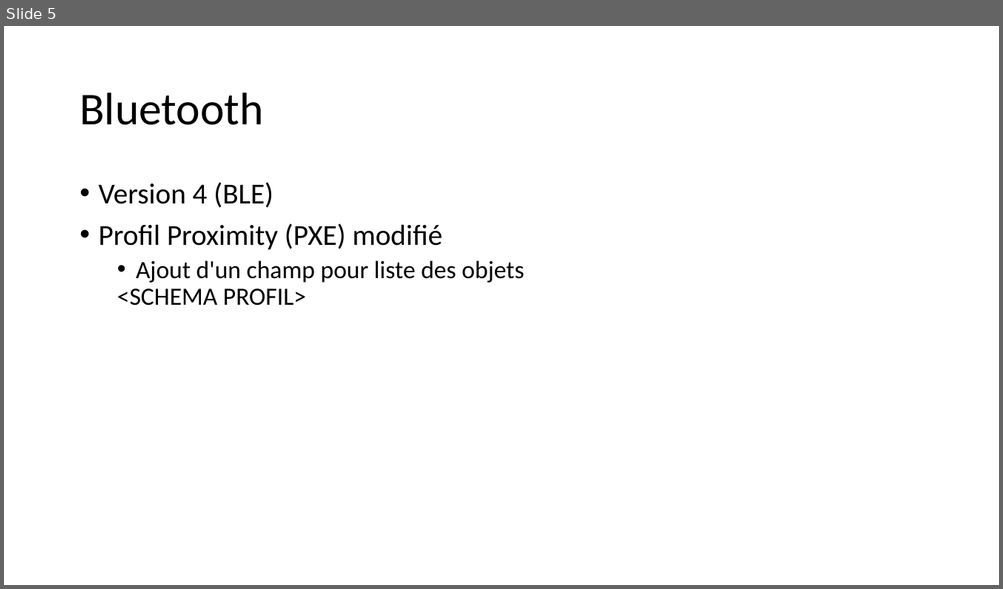
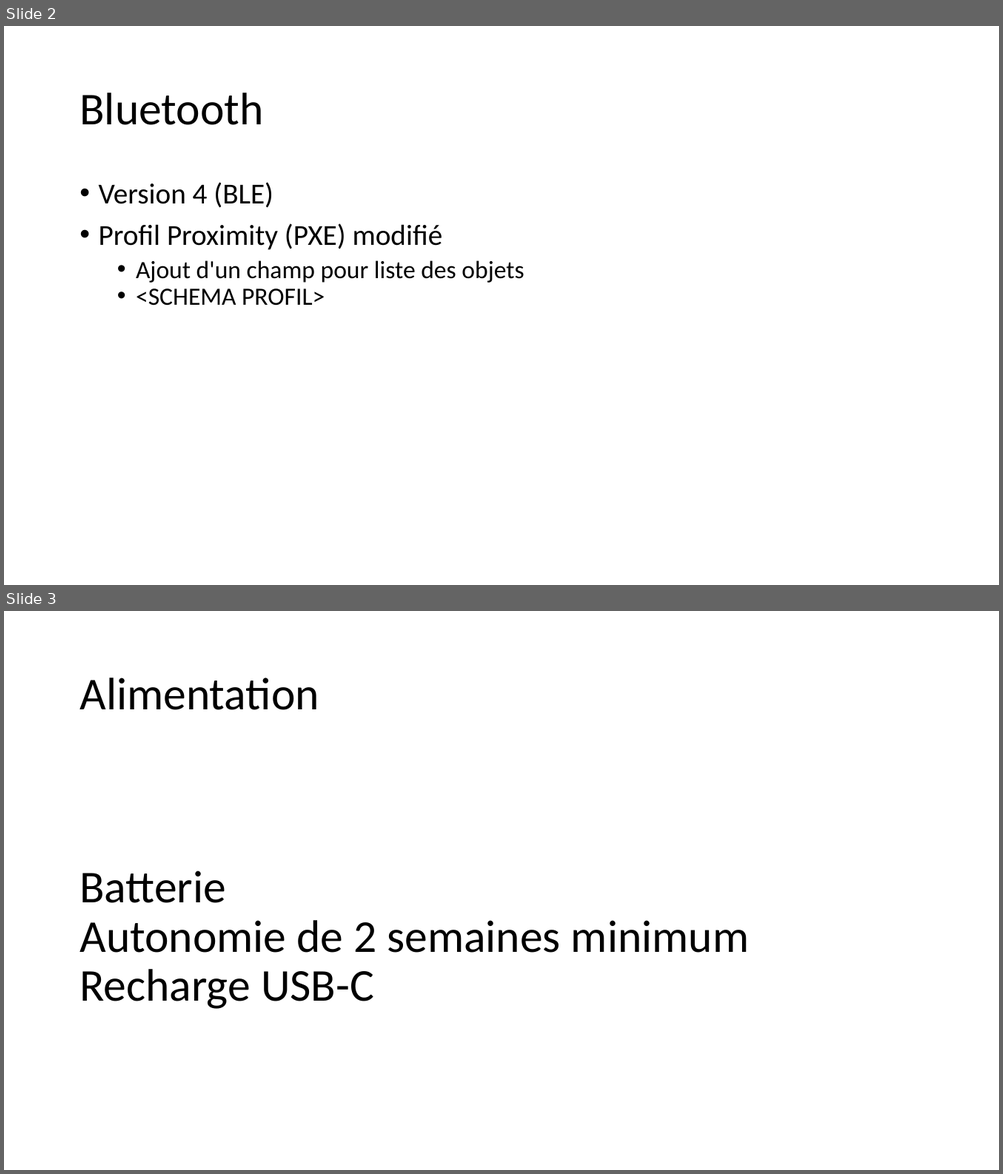
Before and after one commit to taboadaa/ShuQi, a slide deck: Documentation/Documents/presTech.odp. Shown one above the other, each under a label of ours: slide 5 before the commit, slides 2 and 3 after it. The pictures are 1003x589 and 1003x1174 pixels, drawn with LibreOffice and Linux fonts; fonts in the diff are those of the drawing. Boxes give left, top, right and bottom in pixels: in the first picture for what was removed or moved away, otherwise in the second. Text is boxed around its words. In the diff, an @@ line names an element or a change of style, - is before the commit and + after.

```diff
--- a/Documentation/Documents/presTech.odp
+++ b/Documentation/Documents/presTech.odp
@@ slide 3 added at <box>4,611,999,1170</box>, background #FFFFFF @@
@@ title added at <box>79,678,318,710</box>, 44 pt, text #000000 @@
+Alimentation
@@ title added at <box>79,871,748,1009</box>, 44 pt, text #000000 @@
+Batterie
+Autonomie de 2 semaines minimum
+Recharge USB-C
@@ what was slide 5 is now slide 2 @@
@@ slide 2 changed as well @@
@@ text at <box>136,289,324,306</box>: bullet none to • @@
```
Also in this commit, not shown: 1 other slide changed, 2 other slides added, 5 slides removed, 3 other files.
